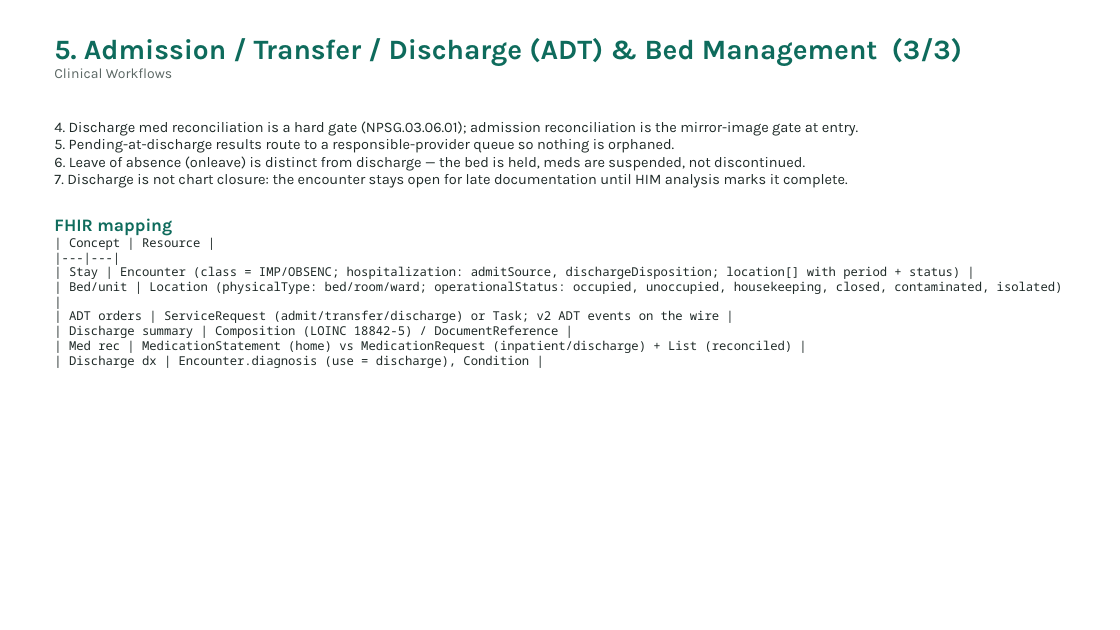
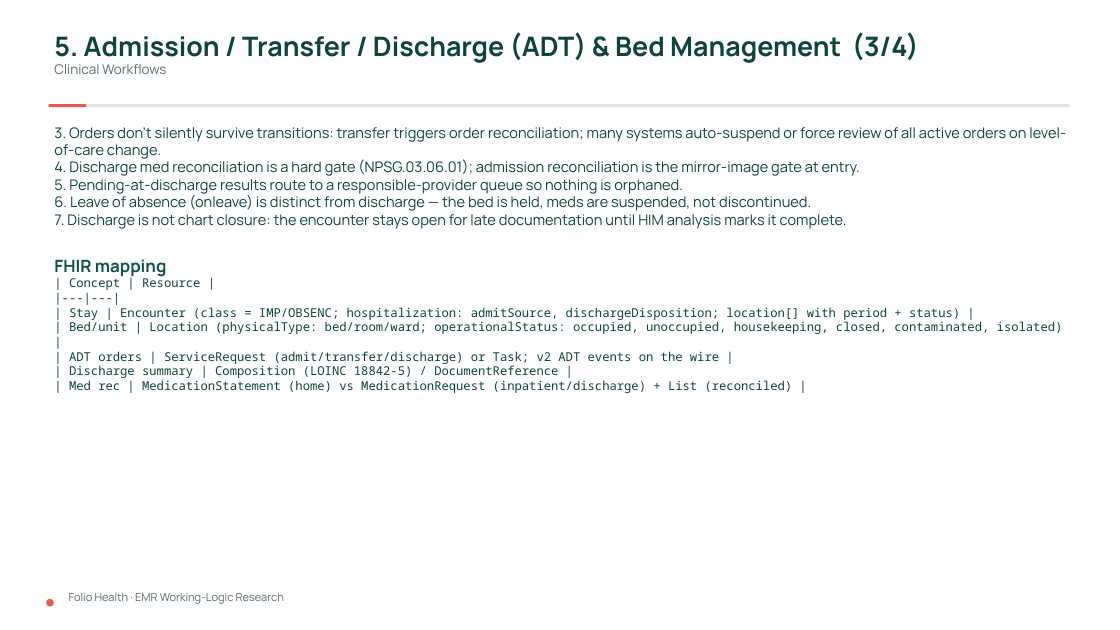
Before and after one commit to Folio-Health/Folio-Health-prototype, a slide deck: slide 32 of folio-health/docs/research/EMR-Working-Logic-Research.pptx (slide 31 before the commit). Drawn at 1120x630 pixels with LibreOffice and Linux fonts; fonts in the diff are those of the drawing. Boxes give left, top, right and bottom in pixels: in the first picture for what was removed or moved away, otherwise in the second. Text is boxed around its words. In the diff, an @@ line names an element or a change of style, - is before the commit and + after.

```diff
--- a/folio-health/docs/research/EMR-Working-Logic-Research.pptx
+++ b/folio-health/docs/research/EMR-Working-Logic-Research.pptx
@@ text at box(54, 32, 919, 63): text changed; size 24 to 23 pt; font Karla to Manrope; text colour #0E6B5C to #0E443B @@
-5. Admission / Transfer / Discharge (ADT) & Bed Management (3/3)
+5. Admission / Transfer / Discharge (ADT) & Bed Management (3/4)
@@ text at box(54, 64, 166, 74): size 12 to 11.5 pt, font Karla to Manrope, text colour #5A6663 to #5C6D69 in "Clinical Workflows" @@
@@ rectangle added at box(49, 104, 87, 108), fill #E65A4F @@
@@ rectangle added at box(87, 104, 1070, 108), fill #DCE3E1 @@
@@ text at box(54, 127, 1066, 159): paragraph added @@
+3. Orders don't silently survive transitions: transfer triggers order reconciliation; many systems auto-suspend or force review of all active orders on level-of-care change.
@@ text at box(54, 159, 1063, 393): font Karla to Manrope in "4. Discharge med reconciliation is a hard ...", "5. Pending-at-discharge results route to a responsible-provi ...", "6. Leave of absence (onleave) is distinct ...", "7. Discharge is not chart closure: the ..." and 1 more places; text colour #1F2A28 to #0E443B in "4. Discharge med reconciliation is a hard ...", "5. Pending-at-discharge results route to a responsible-provi ...", "6. Leave of absence (onleave) is distinct ...", "7. Discharge is not chart closure: the ..." and 7 more places; size 15 to 14.5 pt, text colour #0E6B5C to #11534A in "FHIR mapping" @@
@@ text at box(69, 355, 529, 368): paragraph removed @@
-| Discharge dx | Encounter.diagnosis (use = discharge), Condition |
@@ ellipse added at box(46, 599, 54, 607), fill #E65A4F @@
@@ text added at box(69, 593, 284, 604), 9.5 pt, text #5C6D69 @@
+Folio Health · EMR Working-Logic Research
```
Also in this commit, not shown: 53 other slides changed, 3 slides added, 2 other files.
